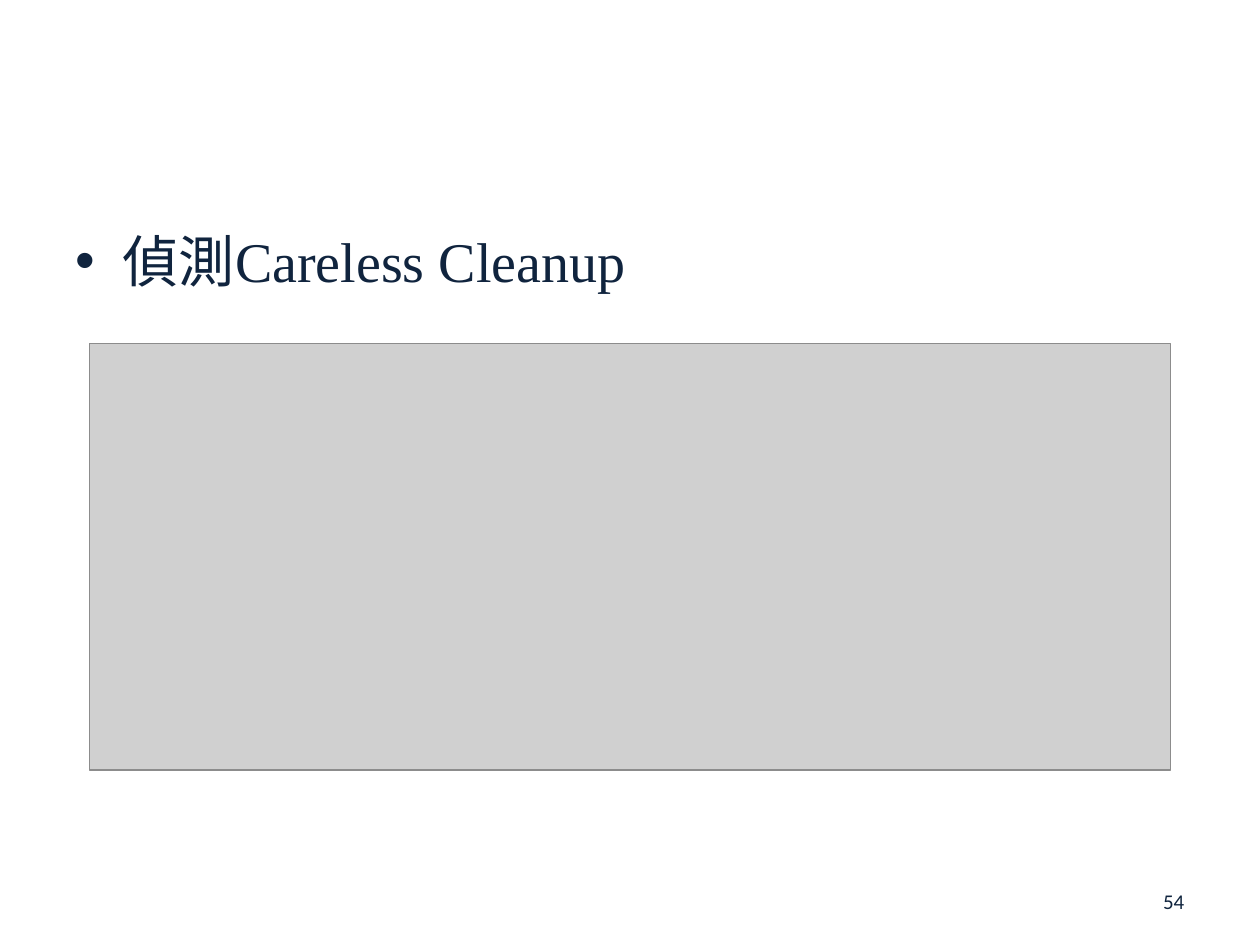
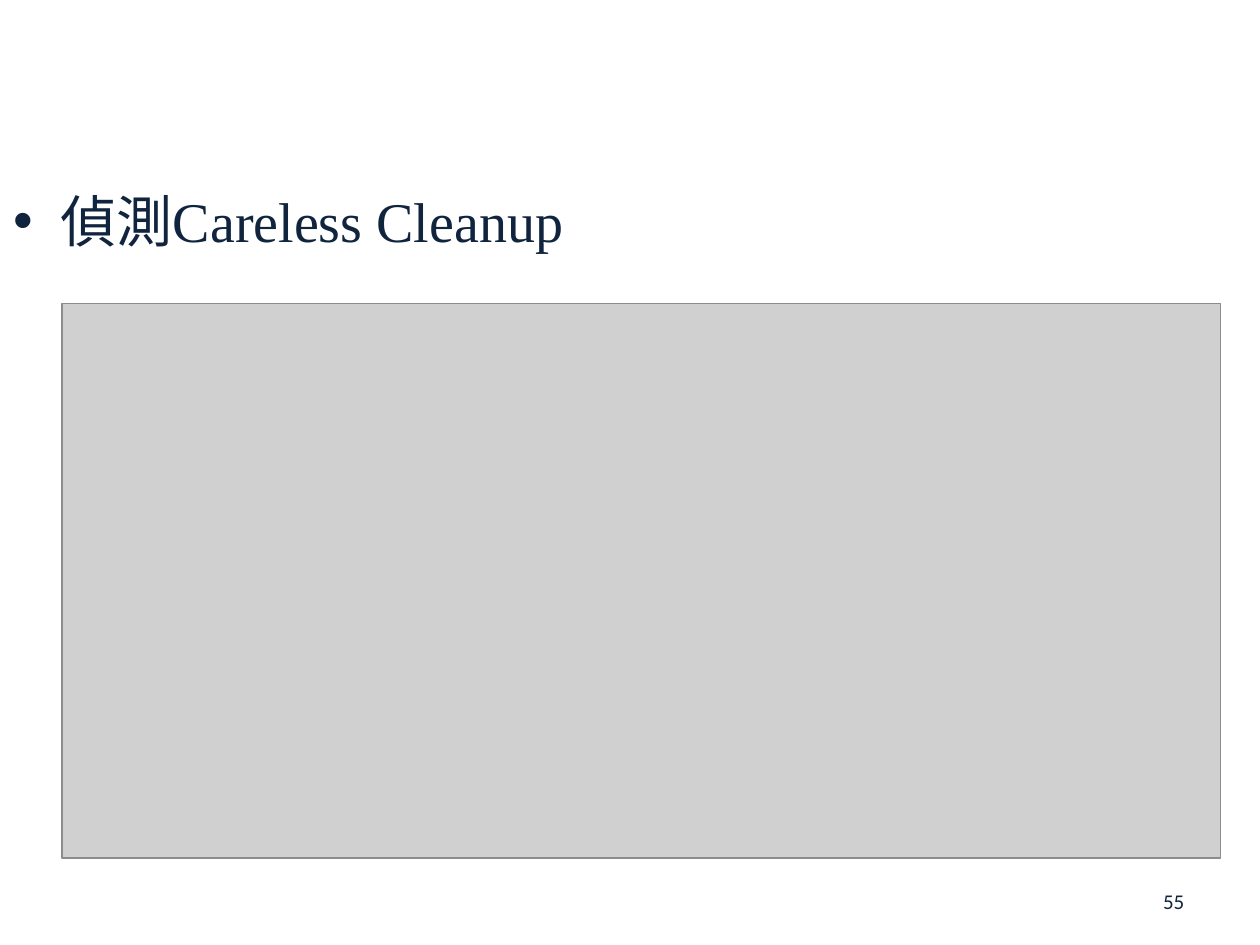
Before and after one commit to s7130457/thesis, a slide deck: slide 55 of 楊雅雯-口試投影片.pptx (slide 54 before the commit). Drawn at 1260x945 pixels with LibreOffice and Linux fonts; fonts in the diff are those of the drawing; grey boxes stand for pictures; background and template pictures are left out. Boxes give left, top, right and bottom in pixels: in the first picture for what was removed or moved away, otherwise in the second. Text is boxed around its words. In the diff, an @@ line names an element or a change of style, - is before the commit and + after.

```diff
--- a/楊雅雯-口試投影片.pptx
+++ b/楊雅雯-口試投影片.pptx
@@ text "偵測Careless Cleanup": place and size @@
-text "偵測Careless Cleanup" at bbox=[123, 235, 626, 293]
+text "偵測Careless Cleanup" at bbox=[61, 195, 564, 252]
@@ picture: place and size @@
-picture at bbox=[89, 344, 1171, 771]
+picture at bbox=[62, 304, 1220, 858]
@@ page number at bbox=[1163, 895, 1184, 909]: text changed @@
-54
+55
```
Also in this commit, not shown: 22 other slides changed, 5 slides added, 3 other files.
